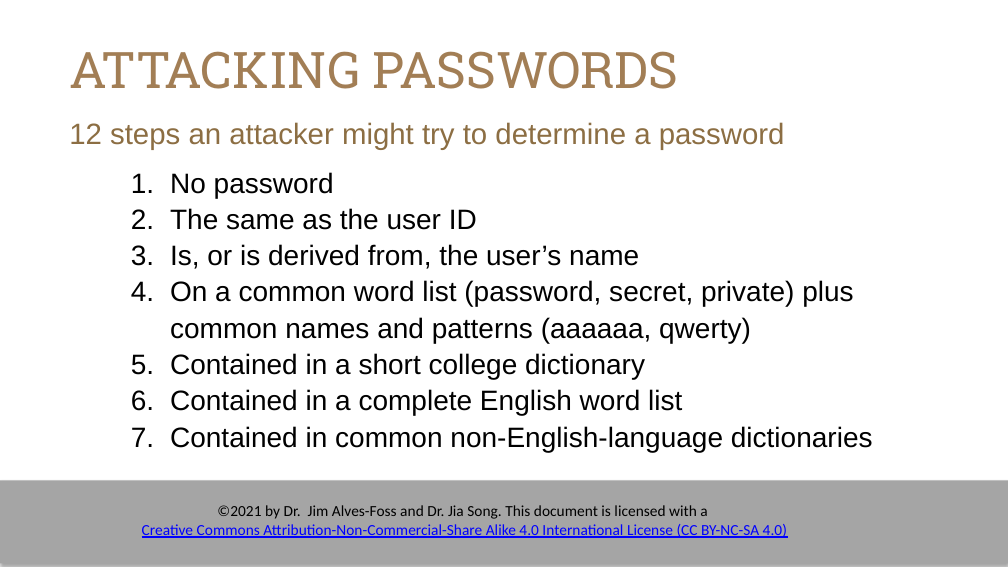
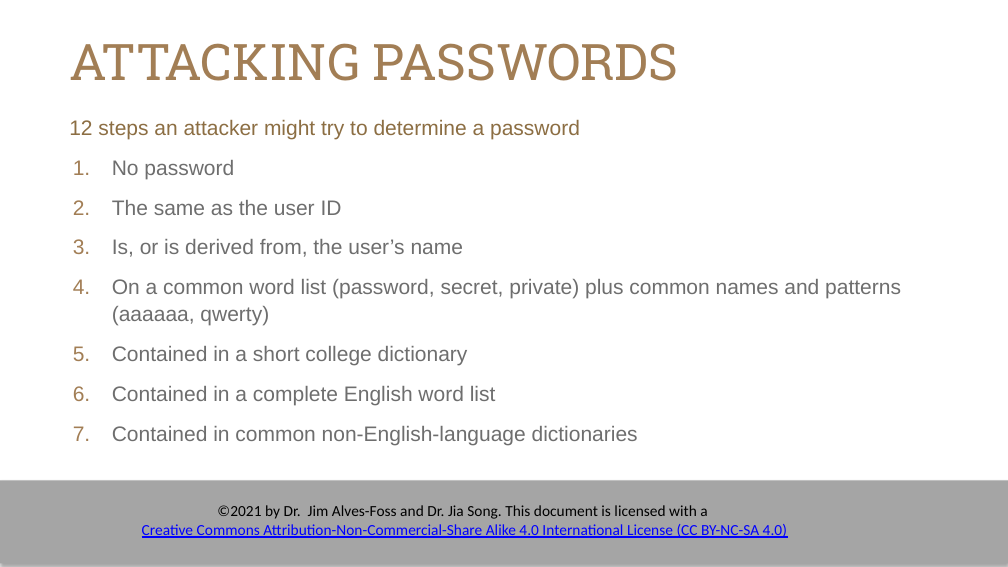
Before and after one commit to timburr1/timburr1.github.io, a slide deck: slide 6 of papers/CYB110/Module 8 - Human Security.pptx. Drawn at 1008x567 pixels with LibreOffice and Linux fonts; fonts in the diff are those of the drawing; background and template pictures are left out. Boxes give left, top, right and bottom in pixels: in the first picture for what was removed or moved away, otherwise in the second. Text is boxed around its words. In the diff, an @@ line names an element or a change of style, - is before the commit and + after.

```diff
--- a/papers/CYB110/Module 8 - Human Security.pptx
+++ b/papers/CYB110/Module 8 - Human Security.pptx
@@ title "ATTACKING PASSWORDS": place and size @@
-title "ATTACKING PASSWORDS" at (69, 51, 678, 89)
+title "ATTACKING PASSWORDS" at (69, 43, 678, 81)
@@ text "12 steps an attacker might ..." at (69, 119, 901, 445): size 21 to 15 pt in "12 steps an attacker might try to ..."; size 20 to 15 pt, text colour #000000 to #6E6E6E in "No password", "The same as the user ID", "Is, or is derived from, the user’s ...", "On a common word list (password, secret, ..." and 3 more places; indent changed; bullet colour #000000 to #A27E55; more space between paragraphs @@
```
Also in this commit, not shown: 19 other slides changed, 2 slides added, 11 other files.
